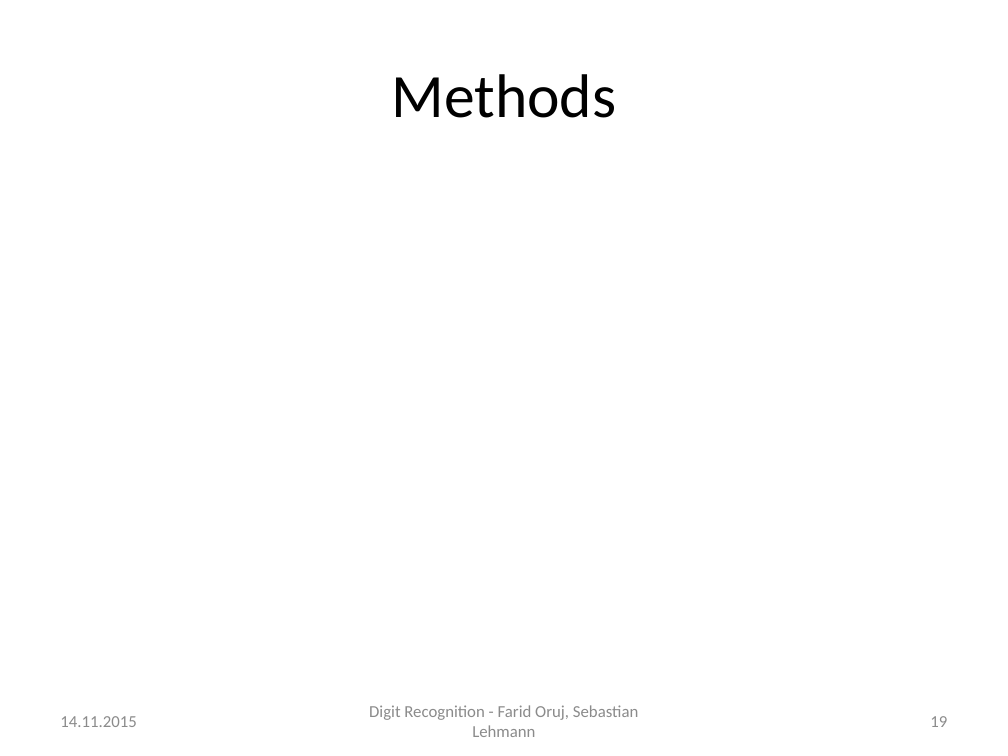
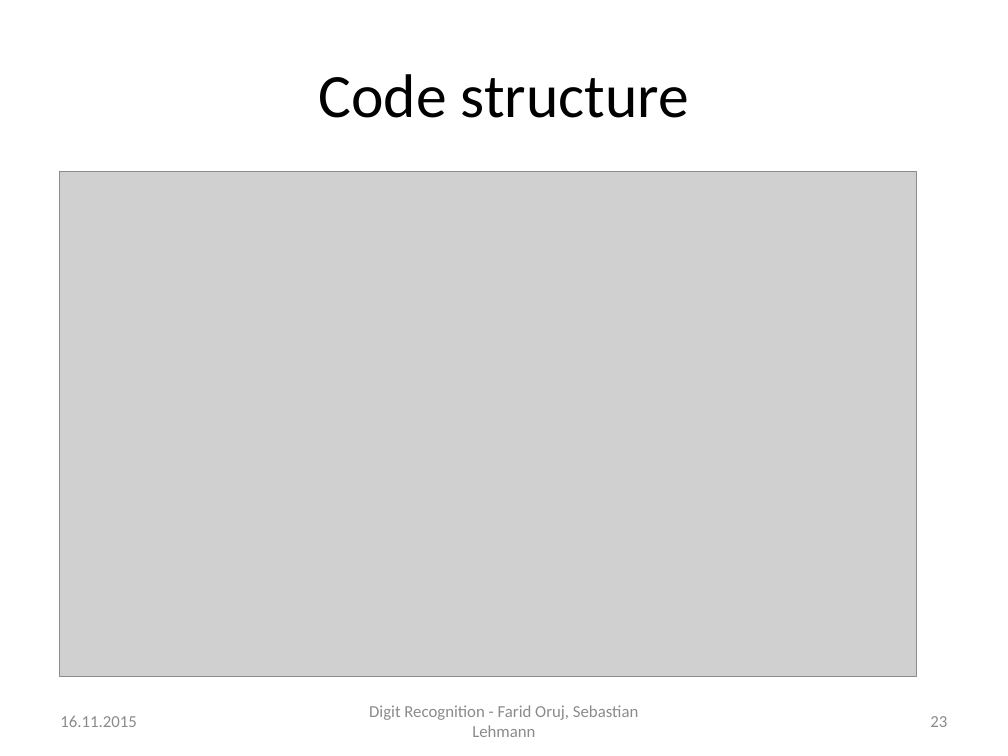
Before and after one commit to SebLeh/digit_recognition, a slide deck: slide 23 of presentation/code-presentation.pptx (slide 19 before the commit). Drawn at 1008x756 pixels with LibreOffice and Linux fonts; fonts in the diff are those of the drawing; grey boxes stand for pictures. Boxes give left, top, right and bottom in pixels: in the first picture for what was removed or moved away, otherwise in the second. Text is boxed around its words. In the diff, an @@ line names an element or a change of style, - is before the commit and + after.

```diff
--- a/presentation/code-presentation.pptx
+++ b/presentation/code-presentation.pptx
@@ title at [319, 74, 689, 118]: text changed @@
-Methods
+Code structure
@@ picture added at [59, 171, 916, 676] @@
@@ text at [60, 716, 136, 727]: text changed @@
-14.11.2015
+16.11.2015
@@ page number at [930, 716, 947, 727]: text changed @@
-19
+23
```
Also in this commit, not shown: 20 other slides changed, 4 slides added, 1 slide removed, 4 other files.
